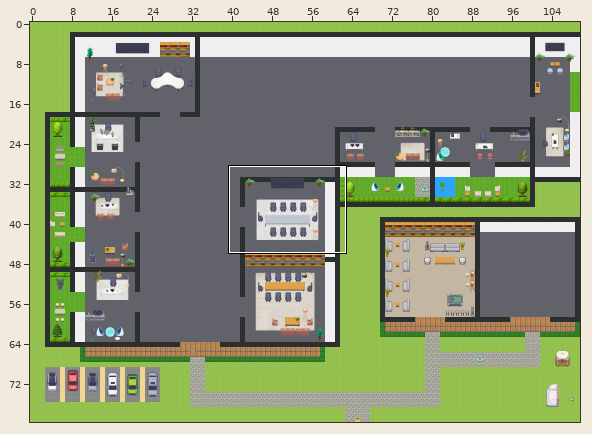
Two versions of a level (Tiled map (JSON), OficinaFull.tmj). The first picture is a wide view before the edit; the outline marks the close-up.
Close-up. First the earlier version:
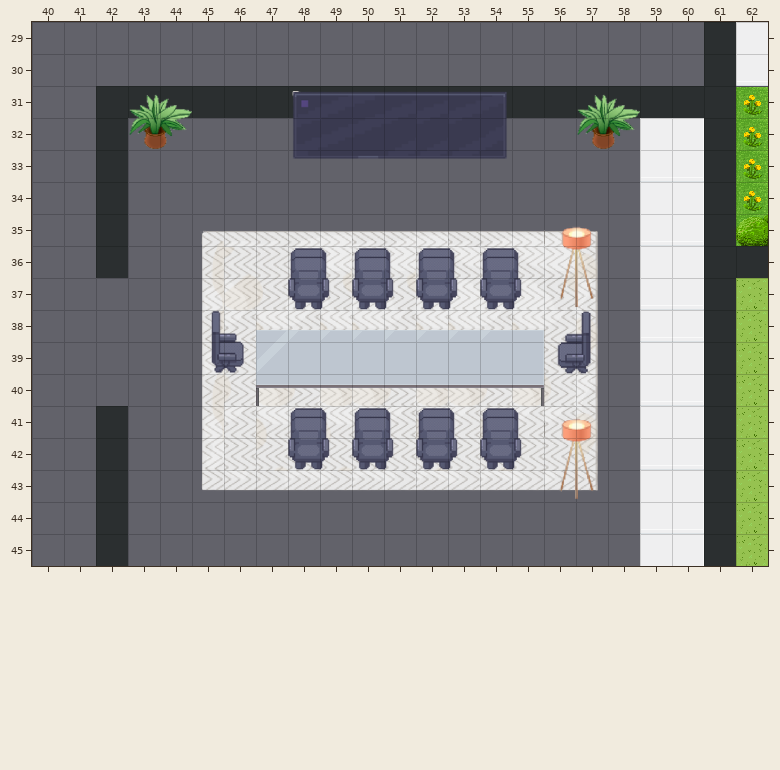
Cells are 32x32 px. Shown: x 40..62, y 29..45. The commit also changed other parts of the map, which this record leaves out.
Now the later version:
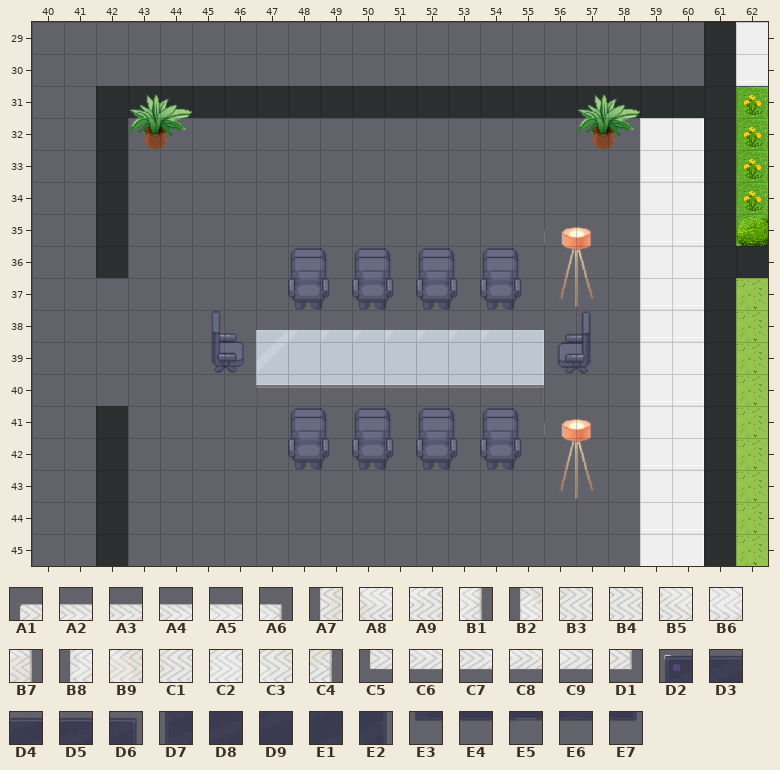
Key: from "Canva 1": A1 160, A2 162, A3 163, A4 164, A5 165, A6 166, A7 176, A8 178, A9 179, B1 182, B2 192, B3 194, B4 195, B5 196, B6 197, B7 198, B8 208, B9 210, C1 211, C2 212, C3 213, C4 214, C5 224, C6 226, C7 227, C8 228, C9 229, D1 230, D2 393, D3 394, D4 395, D5 396, D6 397, D7 409, D8 410, D9 411, E1 412, E2 413, E3 425, E4 426, E5 427, E6 428, E7 429.
__ is an empty cell.
The exact change:
Layer "Piso_Patrones":
y 35: x 45..57 A1 A2 A3 A4 A5 A3 A4 A5 A3 A4 A5 A5 A6 -> __ __ __ __ __ __ __ __ __ __ __ __ __
y 36: x 45..57 A7 B3 B4 B5 B6 B5 B6 B5 B5 B5 B5 B6 B7 -> __ __ __ __ __ __ __ __ __ __ __ __ __
y 37: x 45..57 B2 B9 C1 C2 C3 C2 C3 C2 C2 C2 C2 C3 B1 -> __ __ __ __ __ __ __ __ __ __ __ __ __
y 38: x 45..57 A7 A9 A8 A9 A8 A8 A9 A8 A8 A9 A8 A9 B7 -> __ __ __ __ __ __ __ __ __ __ __ __ __
y 39: x 45..46 B2 B4 -> __ __; x 56..57 B4 C4 -> __ __
y 40: x 45..57 A7 C1 B9 C1 B9 B9 C1 B9 B9 C1 B9 C1 B1 -> __ __ __ __ __ __ __ __ __ __ __ __ __
y 41: x 45..57 B2 A9 A8 A9 A8 A9 A9 A8 A9 A8 A9 A9 B7 -> __ __ __ __ __ __ __ __ __ __ __ __ __
y 42: x 45..57 B8 B4 B3 B4 B3 B4 B4 B3 B4 B3 B4 B4 C4 -> __ __ __ __ __ __ __ __ __ __ __ __ __
y 43: x 45..57 C5 C6 C7 C8 C9 C8 C9 C8 C9 C8 C9 C9 D1 -> __ __ __ __ __ __ __ __ __ __ __ __ __
Layer "Decoracion":
y 31: x 48..54 D2 D3 D4 D5 D5 D5 D6 -> __ __ __ __ __ __ __
y 32: x 48..54 D7 D8 D9 E1 E1 E1 E2 -> __ __ __ __ __ __ __
y 33: x 48..54 E3 E4 E5 E6 E6 E6 E7 -> __ __ __ __ __ __ __
Changed places in both close-ups, as pixel boxes (x1, y1, x2, y2):
removed: (292, 91, 507, 159)
removed: (201, 230, 598, 491)
